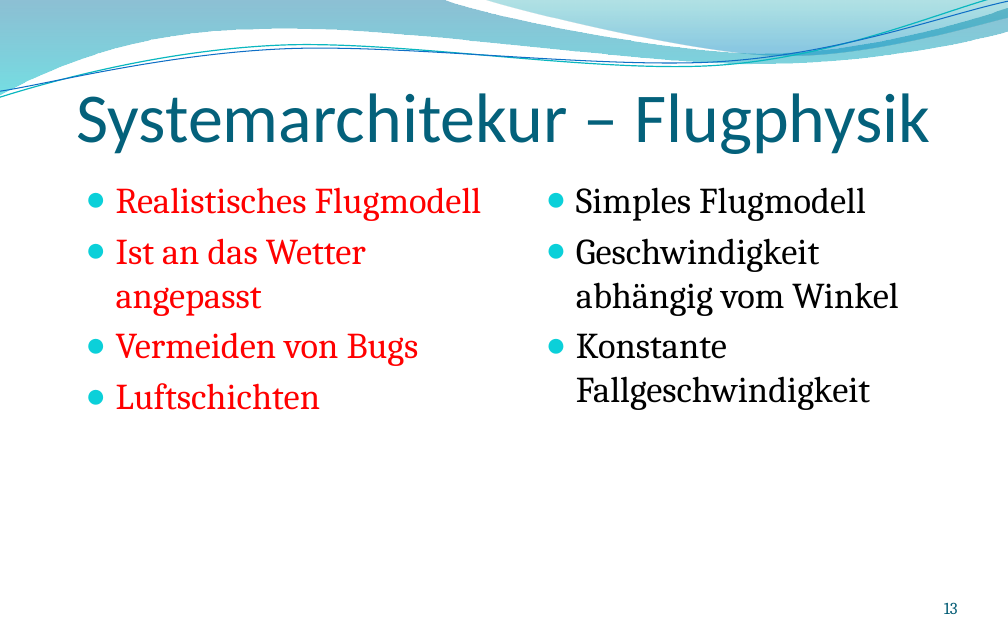
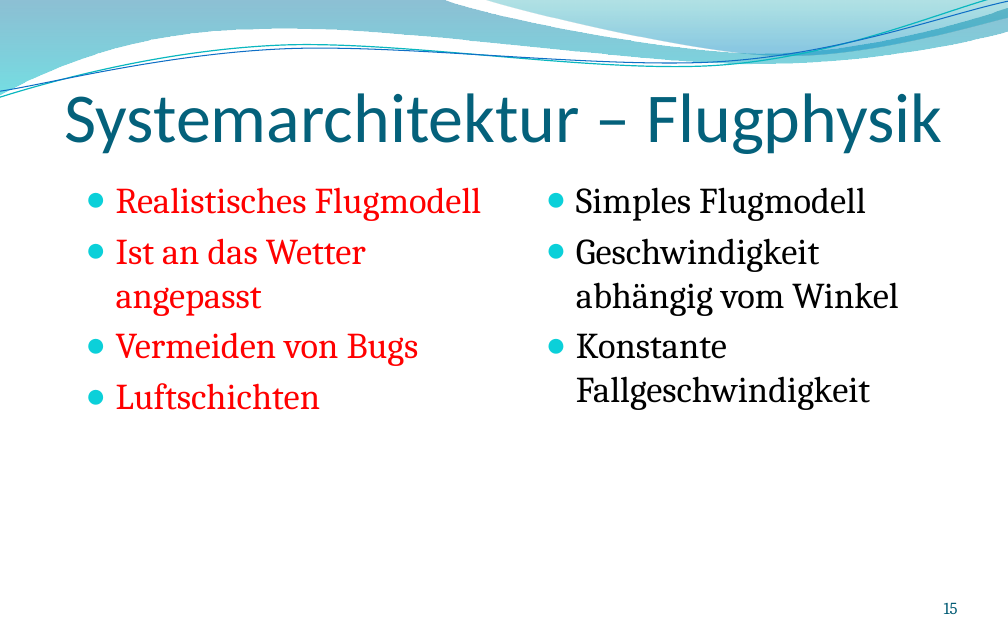
Before and after one commit to andreasdietze/Rift-Wingsuit, a slide deck: slide 15 of Präsentationen/Finale Präsentation/Finale-Präsentation-Rift-Wingsuit.pptx (slide 13 before the commit). Drawn at 1008x630 pixels with LibreOffice and Linux fonts; fonts in the diff are those of the drawing; background and template pictures are left out. Boxes give left, top, right and bottom in pixels: in the first picture for what was removed or moved away, otherwise in the second. Text is boxed around its words. In the diff, an @@ line names an element or a change of style, - is before the commit and + after.

```diff
--- a/Präsentationen/Finale Präsentation/Finale-Präsentation-Rift-Wingsuit.pptx
+++ b/Präsentationen/Finale Präsentation/Finale-Präsentation-Rift-Wingsuit.pptx
@@ title at (64, 93, 942, 154): text changed @@
-Systemarchitekur – Flugphysik
+Systemarchitektur – Flugphysik
@@ page number at (944, 602, 958, 614): text changed @@
-13
+15
```
Also in this commit, not shown: 10 other slides changed, 2 slides added.
